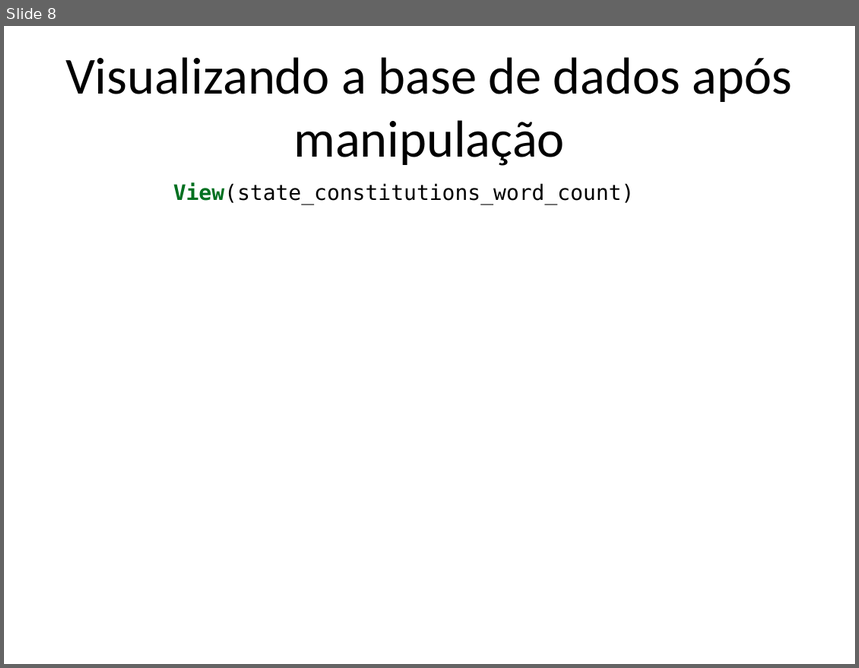
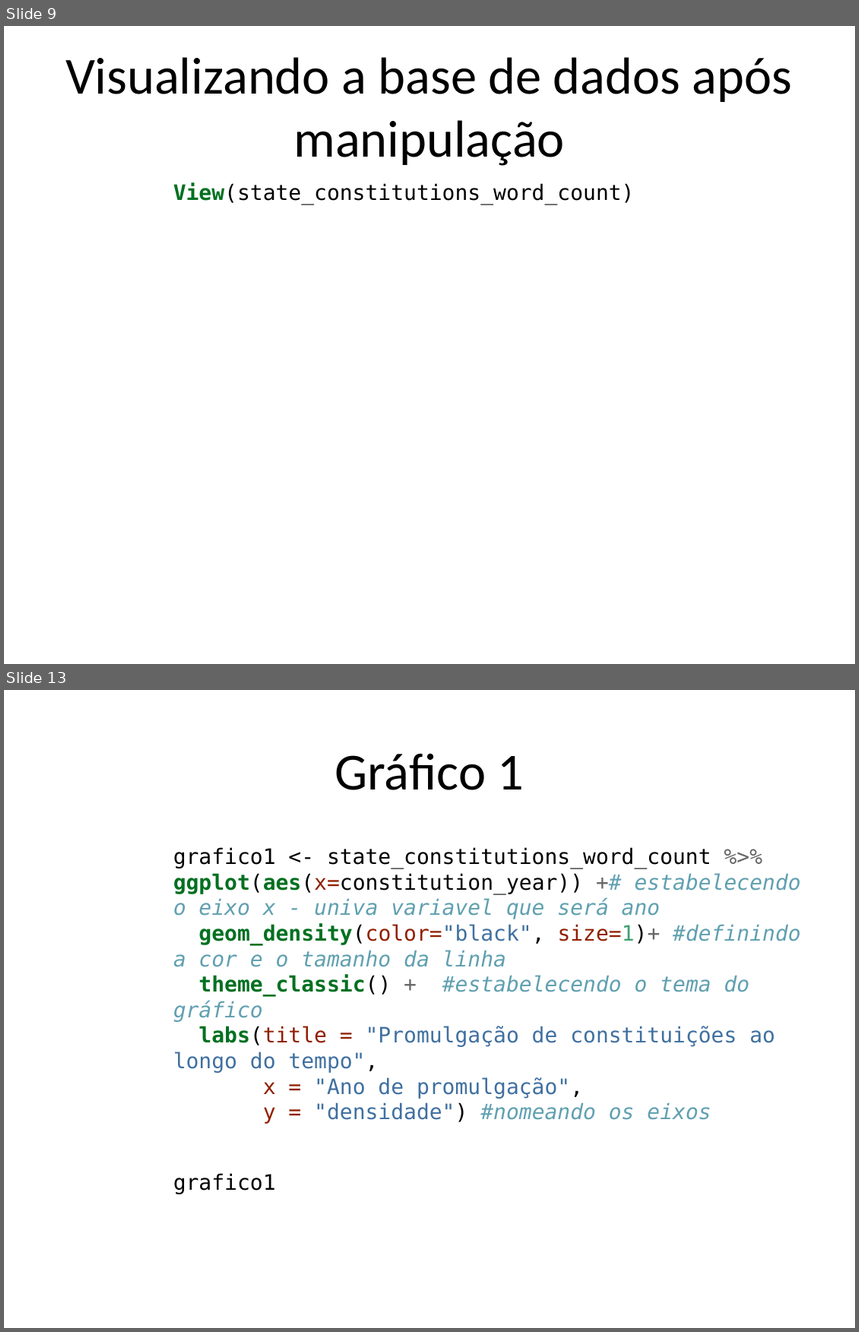
Before and after one commit to bmlmp/lista3_metodos, a slide deck: lista_3_apresentacao.pptx. Shown one above the other, each under a label of ours: slide 8 before the commit, slides 9 and 13 after it; the slides between them are not shown. The pictures are 859x668 and 859x1332 pixels, drawn with LibreOffice and Linux fonts; fonts in the diff are those of the drawing. Boxes give left, top, right and bottom in pixels: in the first picture for what was removed or moved away, otherwise in the second. Text is boxed around its words. In the diff, an @@ line names an element or a change of style, - is before the commit and + after.

```diff
--- a/lista_3_apresentacao.pptx
+++ b/lista_3_apresentacao.pptx
@@ slide 13 added at [4, 690, 855, 1328], background #FFFFFF @@
@@ title added at [335, 753, 525, 790], 44 pt, text #000000 @@
+Gráfico 1
@@ text added at [173, 847, 801, 1195], 18 pt, text #60A0B0 @@
+grafico1 <- state_constitutions_word_count %>% ggplot(aes(x=constitution_year)) +# estabelecendo o eixo x - univa variavel que será ano
+geom_density(color="black", size=1)+ #definindo a cor e o tamanho da linha
+theme_classic() + #estabelecendo o tema do gráfico
+labs(title = "Promulgação de constituições ao longo do tempo",
+x = "Ano de promulgação",
+y = "densidade") #nomeando os eixos
+grafico1
@@ what was slide 8 is now slide 9 @@
```
Also in this commit, not shown: 5 slides changed, 7 other slides added, 1 slide removed, 1 other file.
